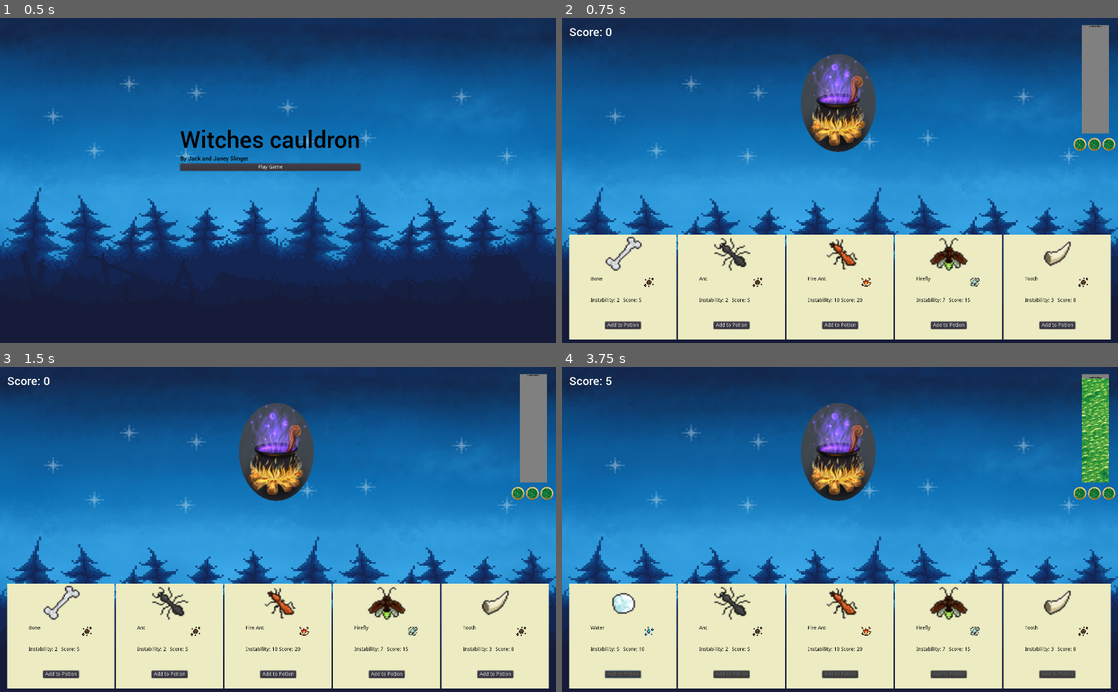
Above: before the commit, frames 1-4 (two rows, left to right).
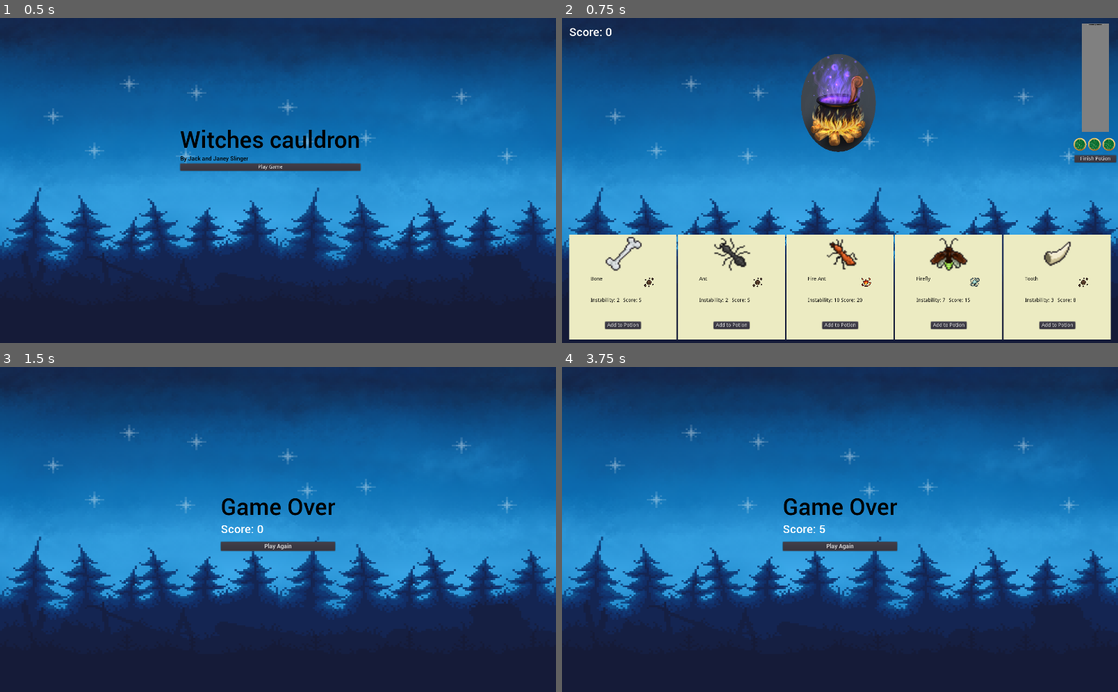
Above: after the commit, the same moments.

Repository: jackslinger/ludum-dare-49
Game: Godot game, scene res://scenes/Start.tscn
Two runs of this game, one before a commit and one after it. Both use one fixed random seed, a clock stepped at 60 frames per second and the inputs below.
Inputs (mouse positions are in pixels of both pictures, inside the frame that each line leads up to):
- Up to frame 1 (0.5 s): no input
- Up to frame 2 (0.75 s): click "Play Game" at 0.5 s
- Up to frame 3 (1.5 s): click (533, 506) at 1.25 s, where only the run after the commit has a clickable "Finish Potion"
- Up to frame 4 (3.75 s): click (840, 545) at 2 s, where only the run after the commit has a clickable "Play Again"; click "Add to Potion" at 2.75 s; click (1095, 506) at 3.5 s, where only the run after the commit has a clickable "Finish Potion"

Frame 1 is identical in both runs. In frame 2, 0.3% of the frame differs, in the area x 92-100%, y 1-45%; in frame 3, 38%, in the area x 1-100%, y 2-99%; in frame 4, 38%.

Commit message:
Added a finish potion button.

Diff:
--- a/scenes/Failures.tscn
+++ b/scenes/Failures.tscn
@@ -17,8 +17,11 @@
 "speed": 5.0
 } ]
 
-[node name="Failures" type="Node2D"]
+[node name="Failures" type="Control"]
 script = ExtResource( 3 )
+__meta__ = {
+"_edit_use_anchors_": false
+}
 
 [node name="First" type="AnimatedSprite" parent="."]
 position = Vector2( 40, 40 )
--- a/scenes/Main.tscn
+++ b/scenes/Main.tscn
@@ -120,23 +120,34 @@
 size_flags_horizontal = 3
 ingredient_name = "tooth"
 
-[node name="Right" type="MarginContainer" parent="."]
+[node name="StabilityBar" parent="." instance=ExtResource( 3 )]
 anchor_left = 1.0
 anchor_right = 1.0
 anchor_bottom = 1.0
+margin_left = -100.0
+margin_top = 15.0
+margin_right = 50.0
+margin_bottom = -285.0
+rect_scale = Vector2( 0.5, 0.5 )
+
+[node name="Failures" parent="." instance=ExtResource( 4 )]
+anchor_left = 1.0
+anchor_right = 1.0
 margin_left = -125.0
-margin_bottom = -350.0
+margin_top = 330.0
+rect_scale = Vector2( 0.5, 0.5 )
+
+[node name="Finish" type="Button" parent="."]
+anchor_left = 1.0
+anchor_right = 1.0
+margin_left = -120.0
+margin_top = 380.0
+margin_right = -5.0
+margin_bottom = 20.0
+text = "Finish Potion"
 __meta__ = {
 "_edit_use_anchors_": false
 }
-
-[node name="StabilityBar" parent="Right" instance=ExtResource( 3 )]
-position = Vector2( 25, 20 )
-scale = Vector2( 0.5, 0.5 )
-
-[node name="Failures" parent="Right" instance=ExtResource( 4 )]
-position = Vector2( 0, 330 )
-scale = Vector2( 0.5, 0.5 )
 
 [connection signal="disable_buttons" from="." to="MarginContainer/HBoxContainer/Card1" method="disable_button"]
 [connection signal="disable_buttons" from="." to="MarginContainer/HBoxContainer/Card2" method="disable_button"]
@@ -148,9 +159,11 @@
 [connection signal="add_ingredient" from="MarginContainer/HBoxContainer/Card3" to="." method="_on_add_ingredient"]
 [connection signal="add_ingredient" from="MarginContainer/HBoxContainer/Card4" to="." method="_on_add_ingredient"]
 [connection signal="add_ingredient" from="MarginContainer/HBoxContainer/Card5" to="." method="_on_add_ingredient"]
-[connection signal="animation_finished" from="Right/StabilityBar" to="MarginContainer/HBoxContainer/Card1" method="enable_button"]
-[connection signal="animation_finished" from="Right/StabilityBar" to="MarginContainer/HBoxContainer/Card2" method="enable_button"]
-[connection signal="animation_finished" from="Right/StabilityBar" to="MarginContainer/HBoxContainer/Card3" method="enable_button"]
-[connection signal="animation_finished" from="Right/StabilityBar" to="MarginContainer/HBoxContainer/Card4" method="enable_button"]
-[connection signal="animation_finished" from="Right/StabilityBar" to="MarginContainer/HBoxContainer/Card5" method="enable_button"]
-[connection signal="boil_over" from="Right/StabilityBar" to="Right/Failures" method="mark_failure"]
+[connection signal="animation_finished" from="StabilityBar" to="MarginContainer/HBoxContainer/Card1" method="enable_button"]
+[connection signal="animation_finished" from="StabilityBar" to="MarginContainer/HBoxContainer/Card2" method="enable_button"]
+[connection signal="animation_finished" from="StabilityBar" to="MarginContainer/HBoxContainer/Card3" method="enable_button"]
+[connection signal="animation_finished" from="StabilityBar" to="MarginContainer/HBoxContainer/Card4" method="enable_button"]
+[connection signal="animation_finished" from="StabilityBar" to="MarginContainer/HBoxContainer/Card5" method="enable_button"]
+[connection signal="boil_over" from="StabilityBar" to="Failures" method="mark_failure"]
+[connection signal="loose" from="Failures" to="." method="_on_Failures_loose"]
+[connection signal="pressed" from="Finish" to="." method="_on_Finish_pressed"]
--- a/scenes/StabilityBar.tscn
+++ b/scenes/StabilityBar.tscn
@@ -5,8 +5,13 @@
 [ext_resource path="res://scripts/StabilityBar.gd" type="Script" id=3]
 [ext_resource path="res://assets/bar-bubbles.jpg" type="Texture" id=4]
 
-[node name="StabilityBar" type="Node2D"]
+[node name="StabilityBar" type="Control"]
+margin_right = 150.0
+margin_bottom = 600.0
 script = ExtResource( 3 )
+__meta__ = {
+"_edit_use_anchors_": false
+}
 
 [node name="Bubbles" type="TextureProgress" parent="."]
 margin_right = 75.0
--- a/scripts/Failures.gd
+++ b/scripts/Failures.gd
@@ -1,7 +1,9 @@
-extends Node2D
+extends Control
 
 var failures
 var max_failures = 3
+
+signal loose
 
 func _ready():
 	failures = 0
@@ -13,7 +15,7 @@
 		update_icons()
 
 	if failures >= max_failures:
-		get_tree().change_scene("res://scenes/GameOver.tscn")
+		emit_signal("loose")
 
 func update_icons():
 	if failures >= 1:
--- a/scripts/Main.gd
+++ b/scripts/Main.gd
@@ -9,5 +9,12 @@
 	emit_signal("disable_buttons")
 	var ingredient = GlobalIngredients.get_ingredient(ingredient_name)
 	$Score.add_score(ingredient["score"])
-	yield($Right/StabilityBar.change_stability_threshold(-ingredient["instability"]), "completed")
-	yield($Right/StabilityBar.roll_stability(), "completed")
+	yield($StabilityBar.change_stability_threshold(-ingredient["instability"]), "completed")
+	yield($StabilityBar.roll_stability(), "completed")
+
+func _on_Finish_pressed():
+	get_tree().change_scene("res://scenes/GameOver.tscn")
+
+func _on_Failures_loose():
+	$Score.reset()
+	get_tree().change_scene("res://scenes/GameOver.tscn")
--- a/scripts/StabilityBar.gd
+++ b/scripts/StabilityBar.gd
@@ -1,4 +1,4 @@
-extends Node2D
+extends Control
 
 signal boil_over
 signal animation_finished
